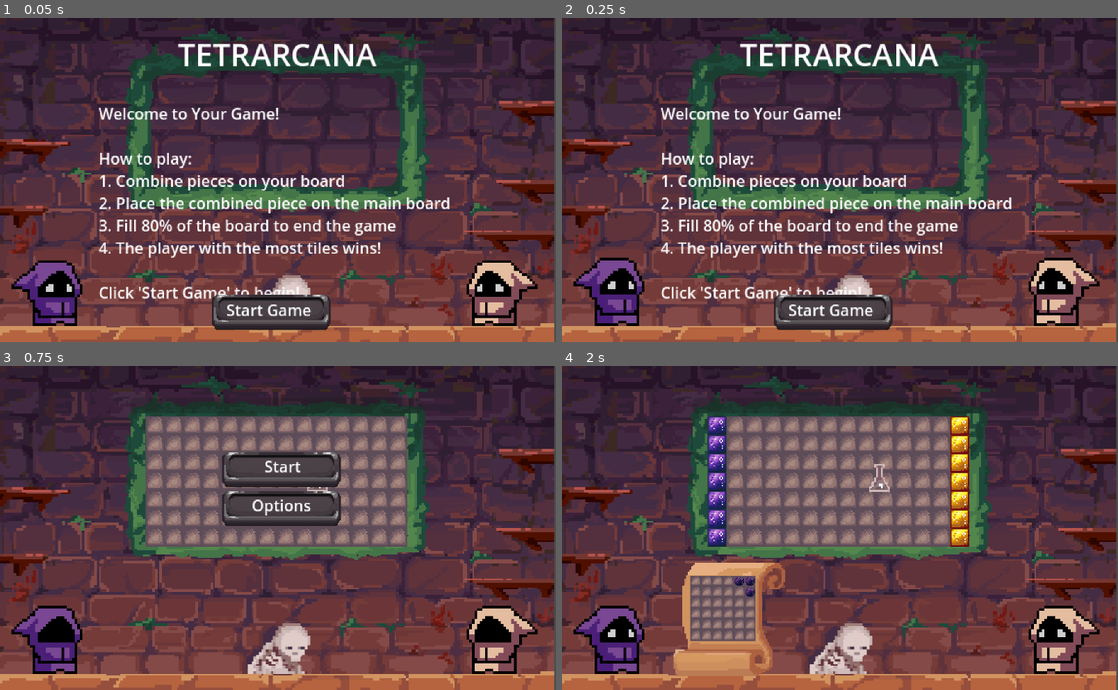
Above: before the commit, frames 1-4 (two rows, left to right).
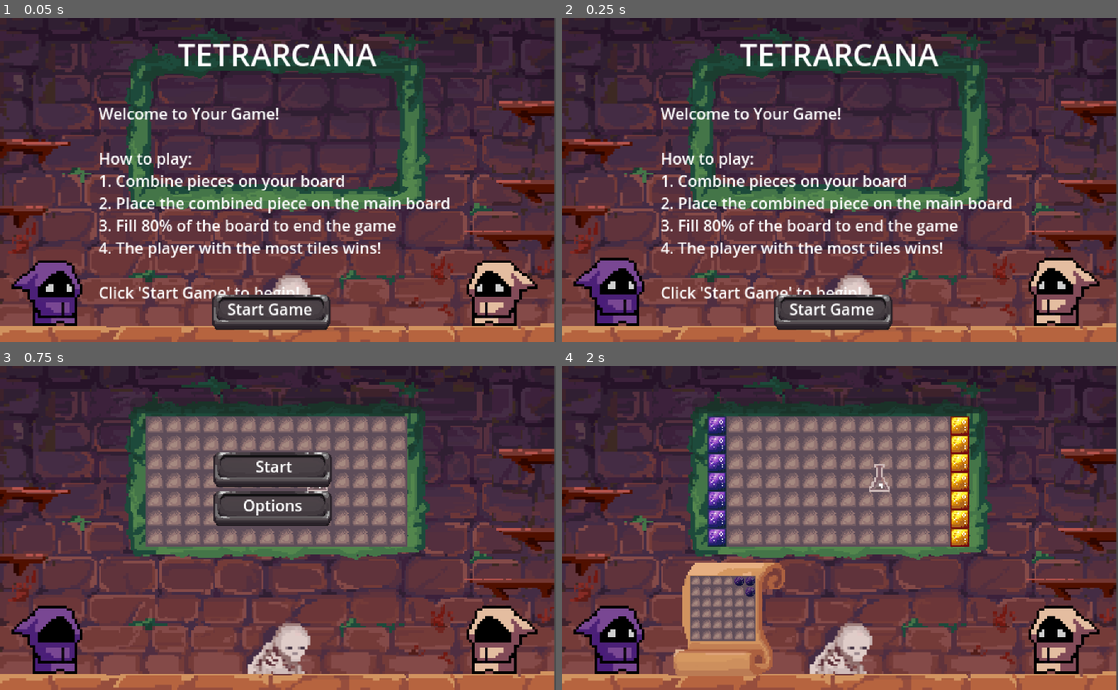
Above: after the commit, the same moments.

Repository: Coffin-Likker/tetrarcana
Game: Godot game, scene res://scenes/main.tscn
Two runs of this game, one before a commit and one after it. Both use one fixed random seed, a clock stepped at 60 frames per second and the inputs below.
Inputs:
- Up to frame 1 (0.05 s): no input
- Up to frame 2 (0.25 s): no input
- Up to frame 3 (0.75 s): click "Start Game" at 0.5 s
- Up to frame 4 (2 s): click "Start" at 1.25 s

The runs differ from the first frame. In frame 1, 0.3% of the frame differs, in the area x 40-57%, y 87-93%; in frame 2, 0.3%; in frame 3, 1.3%, in the area x 38-62%, y 26-50%; in frame 4, nothing differs.

Commit message:
Moved pieces

Diff:
--- a/scenes/SplashScreen.tscn
+++ b/scenes/SplashScreen.tscn
@@ -58,8 +58,10 @@
 
 [node name="Label" type="Label" parent="MainMenuButton"]
 layout_mode = 0
-offset_right = 121.0
-offset_bottom = 31.0
+offset_left = 1.0
+offset_top = -1.0
+offset_right = 122.0
+offset_bottom = 30.0
 text = "Start Game"
 horizontal_alignment = 1
 vertical_alignment = 1
--- a/scenes/main.tscn
+++ b/scenes/main.tscn
@@ -141,6 +141,12 @@
 [node name="MainMenu" parent="MenuManager" index="1"]
 visible = true
 
+[node name="VBoxContainer" parent="MenuManager/MainMenu" index="0"]
+offset_left = -105.0
+offset_top = -38.0
+offset_right = 87.0
+offset_bottom = 38.0
+
 [node name="QuitToDesktop" parent="MenuManager/MainMenu/VBoxContainer" index="2"]
 visible = false
 
